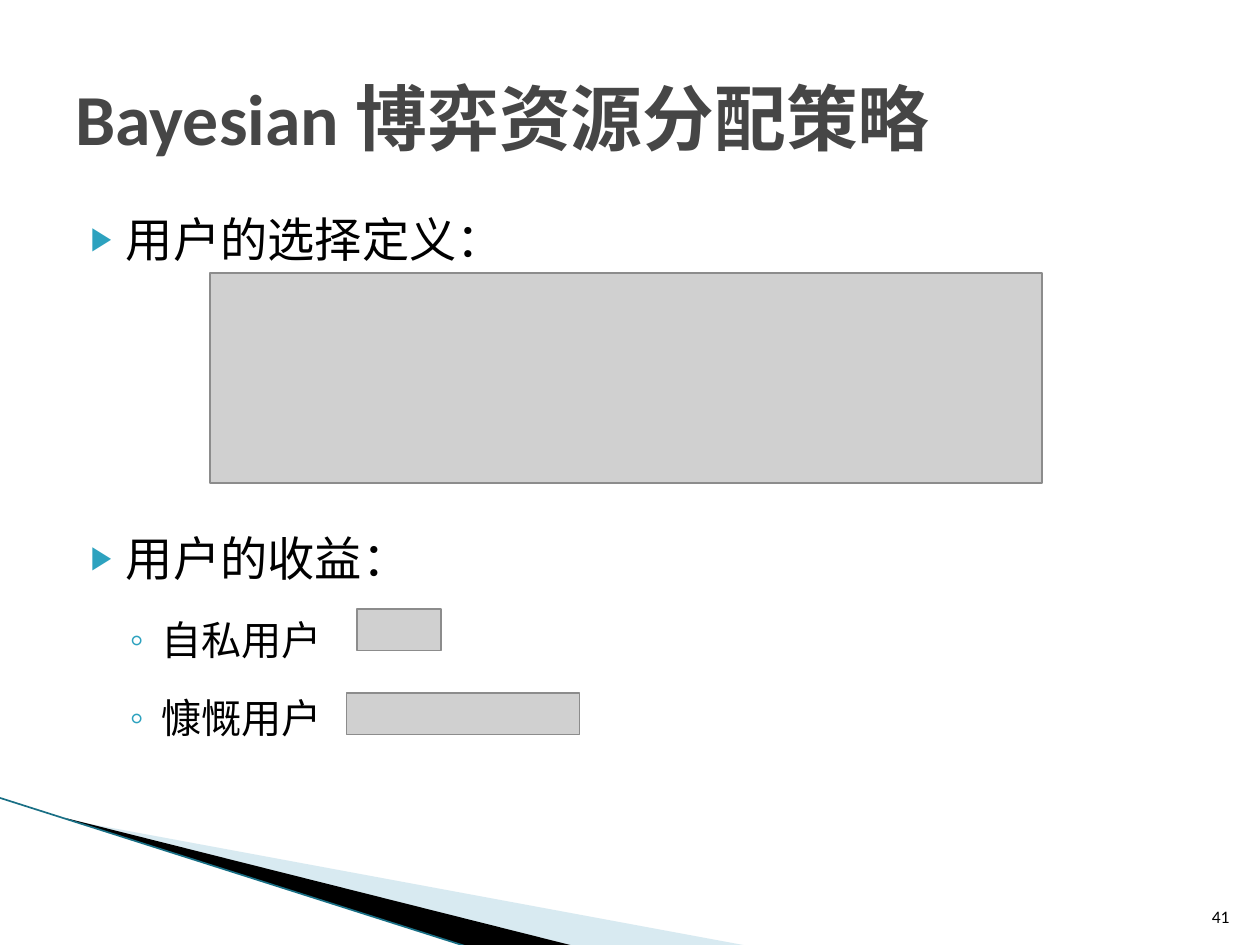
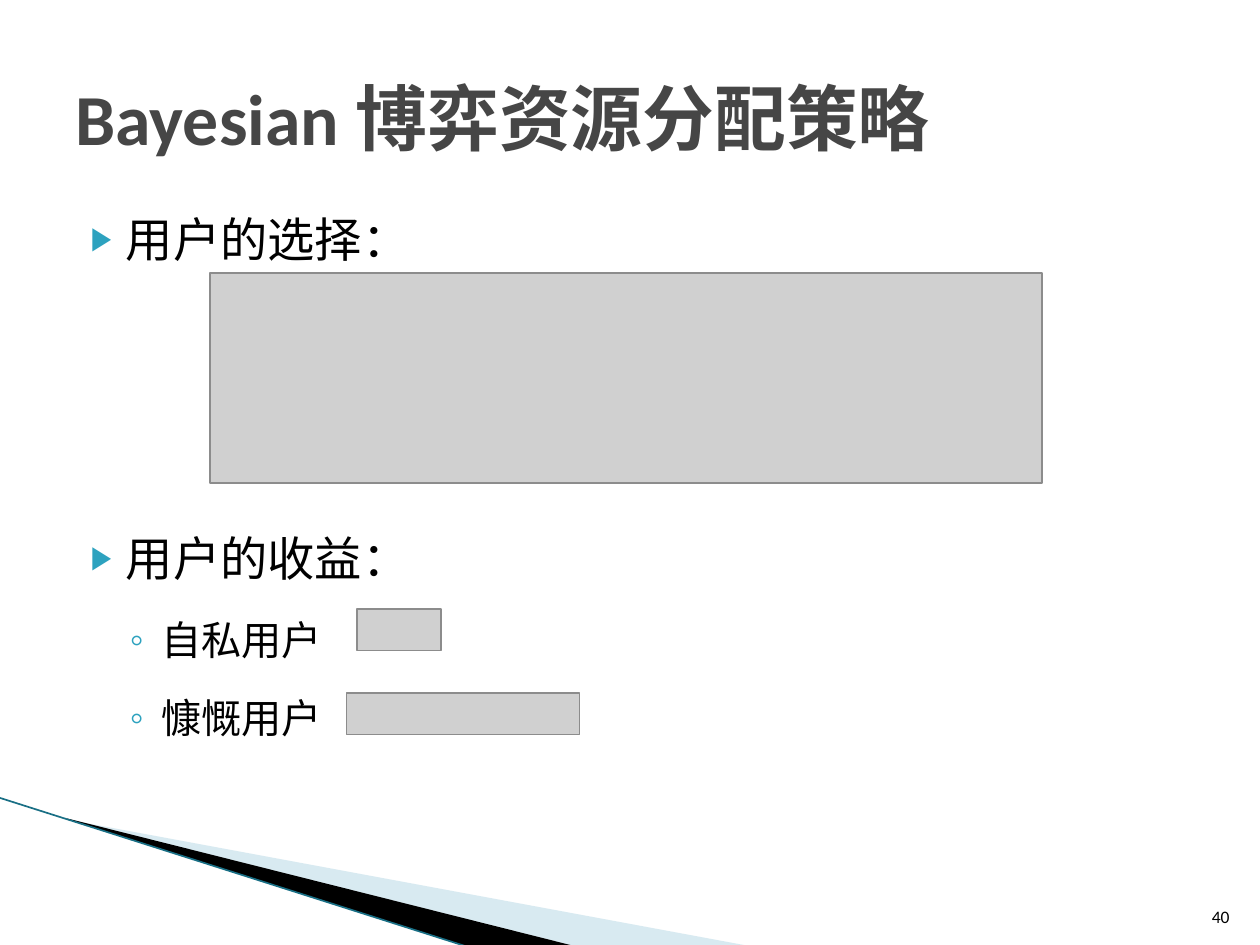
Before and after one commit to ZhiweiYAN/yzw_thesis, a slide deck: slide 40 of defense_phd.pptx (slide 41 before the commit). Drawn at 1260x945 pixels with LibreOffice and Linux fonts; fonts in the diff are those of the drawing; grey boxes stand for pictures; background and template pictures are left out. Boxes give left, top, right and bottom in pixels: in the first picture for what was removed or moved away, otherwise in the second. Text is boxed around its words. In the diff, an @@ line names an element or a change of style, - is before the commit and + after.

```diff
--- a/defense_phd.pptx
+++ b/defense_phd.pptx
@@ text at [126, 217, 410, 261]: text changed @@
-▶ 用户的选择定义：
+▶ 用户的选择：
@@ page number at [1212, 911, 1230, 923]: text changed @@
-41
+40
```
Also in this commit, not shown: 14 other slides changed, 2 other files.
